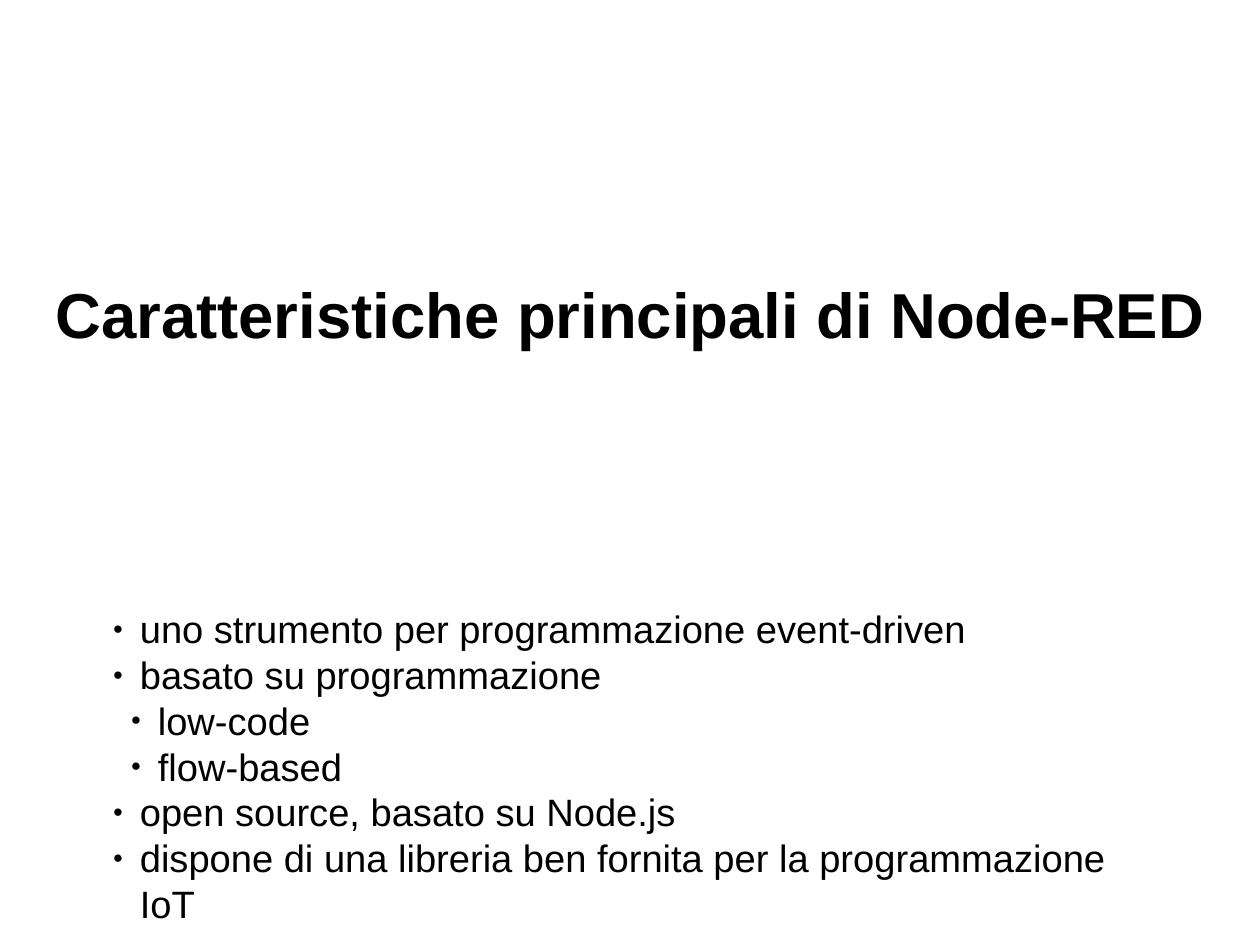
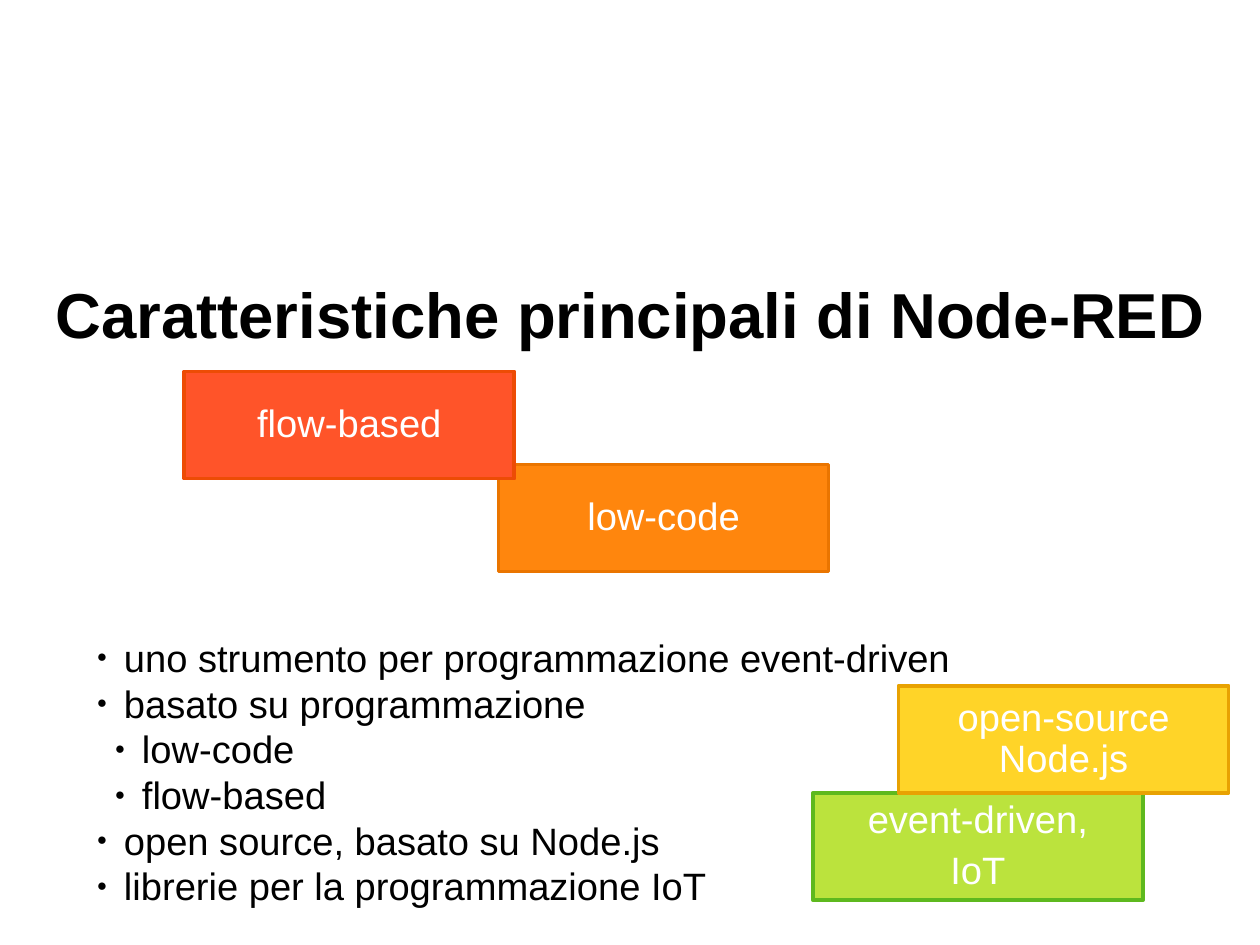
Before and after one commit to davideancona/minicorsiRAISE, a slide deck: slide 2 of iot/NodeRED.odp. Drawn at 1260x945 pixels with LibreOffice and Linux fonts; fonts in the diff are those of the drawing. Boxes give left, top, right and bottom in pixels: in the first picture for what was removed or moved away, otherwise in the second. Text is boxed around its words. In the diff, an @@ line names an element or a change of style, - is before the commit and + after.

```diff
--- a/iot/NodeRED.odp
+++ b/iot/NodeRED.odp
@@ rectangle added at [184, 372, 515, 479], fill #FF5429, outline #ED4C05 2.3 pt, 24 pt, text #FFFFFF @@
+flow-based
@@ rectangle added at [499, 464, 829, 572], fill #FF860D, outline #EA7500 2.3 pt, 24 pt, text #FFFFFF @@
+low-code
@@ text "uno strumento per programmazione event-driven": place and size @@
-text "uno strumento per programmazione event-driven" at [140, 615, 1105, 919]
+text "uno strumento per programmazione event-driven" at [124, 644, 950, 908]
@@ rectangle added at [899, 686, 1229, 794], fill #FFD428, outline #E8A202 2.3 pt, 24 pt, text #FFFFFF @@
+open-source Node.js
@@ rectangle added at [813, 794, 1143, 901], fill #BBE33D, outline #5EB91E 2.3 pt, 24 pt, text #FFFFFF @@
+event-driven,
+IoT
@@ text at [124, 872, 706, 908]: text changed @@
-● dispone di una libreria ben fornita per la programmazione IoT
+● librerie per la programmazione IoT
```
Also in this commit, not shown: 2 other slides changed, 2 other files.
